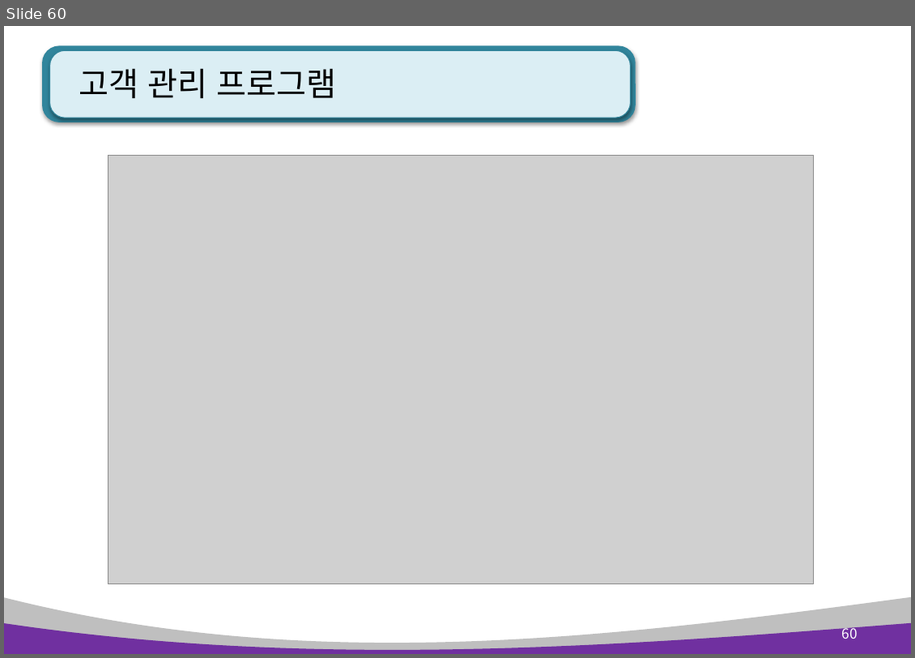
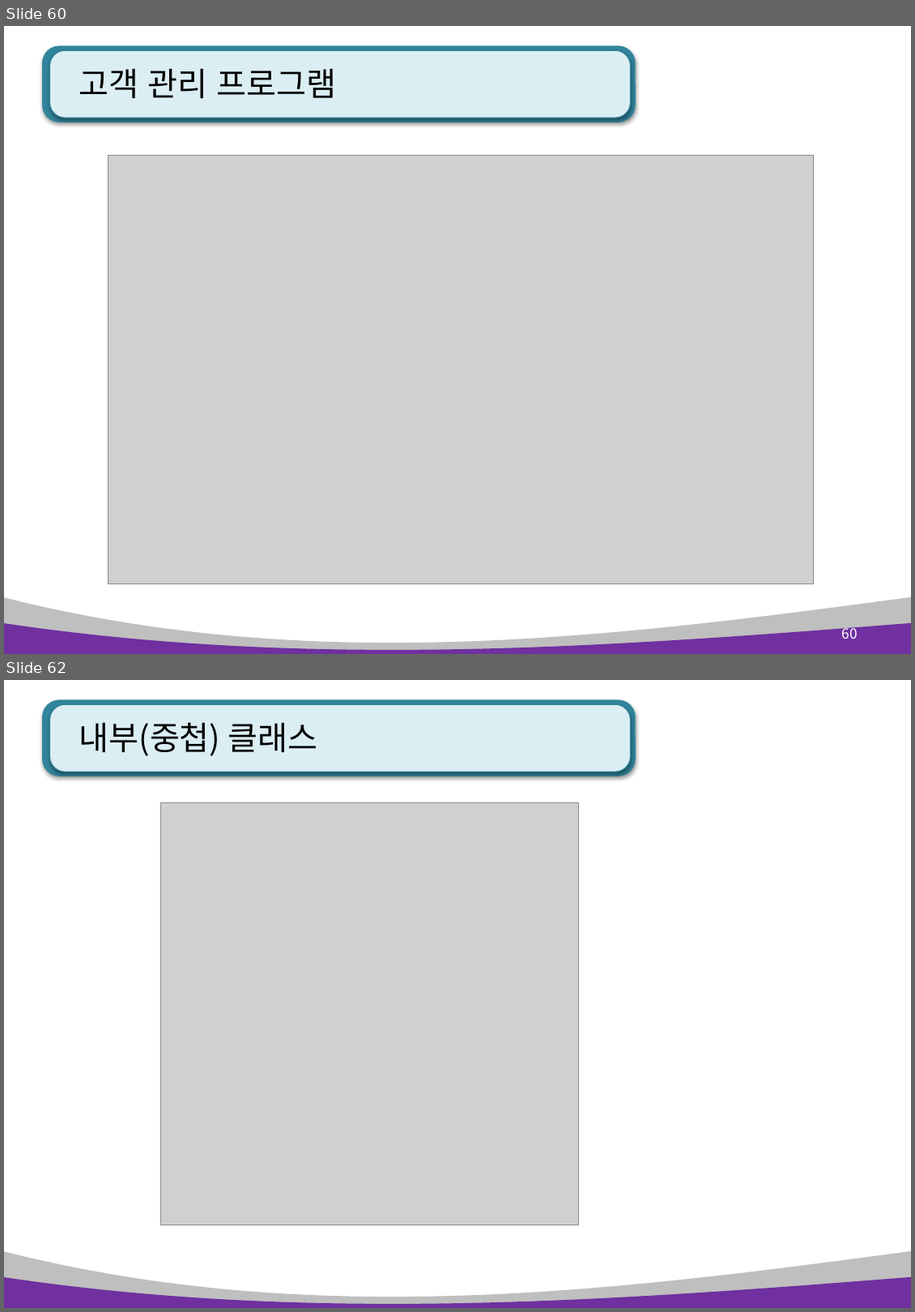
Before and after one commit to kiyongee2/green_project_web, a slide deck: python_ppt/Python 7장. 클래스와 상속 .pptx. Shown one above the other, each under a label of ours: slide 60 before the commit, slides 60 and 62 after it; the slides between them are not shown. The pictures are 915x658 and 915x1312 pixels, drawn with LibreOffice and Linux fonts; fonts in the diff are those of the drawing; grey boxes stand for pictures. Boxes give left, top, right and bottom in pixels: in the first picture for what was removed or moved away, otherwise in the second. Text is boxed around its words. In the diff, an @@ line names an element or a change of style, - is before the commit and + after.

```diff
--- a/python_ppt/Python 7장. 클래스와 상속 .pptx
+++ b/python_ppt/Python 7장. 클래스와 상속 .pptx
@@ slide 62 added at [4,680,911,1308], background #FFFFFF; not listed: 4 template elements that a slide beside it also shows @@
@@ title added at [79,722,317,756], 28 pt, text #000000 @@
+내부(중첩) 클래스
@@ picture added at [160,803,578,1225] @@
```
Also in this commit, not shown: 1 other slide added, 2 other files.
